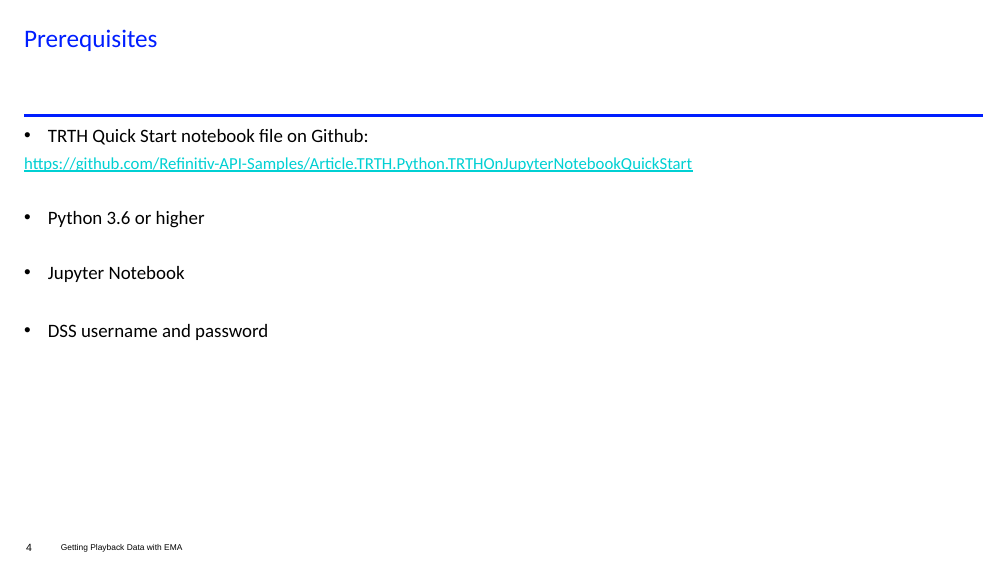
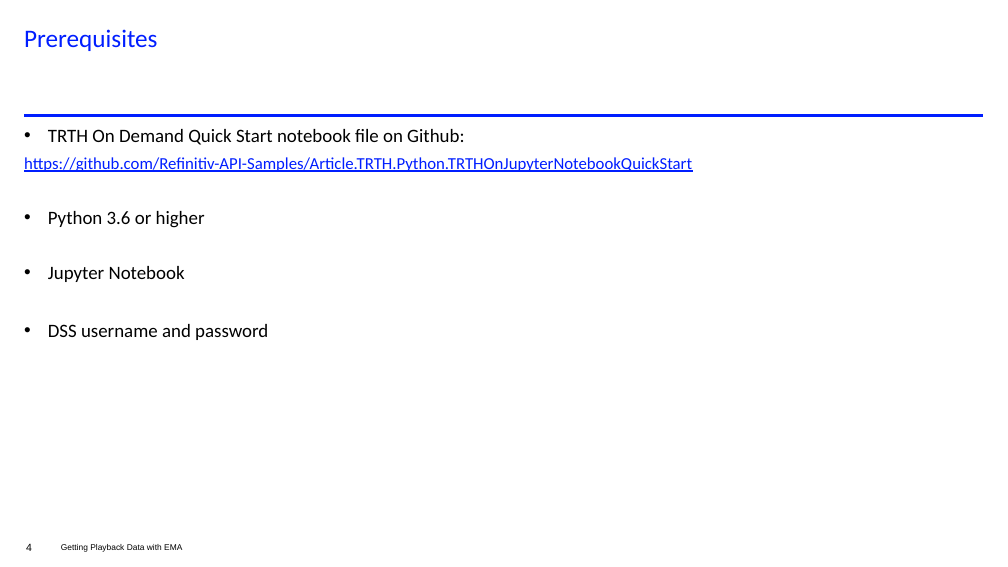
Before and after one commit to LSEG-API-Samples/Article.RTH.Python.RTHOnJupyterNotebookQuickStart, a slide deck: slide 4 of TRTH_on_Jupyter_Notebook_QuickStart.pptx. Drawn at 1008x567 pixels with LibreOffice and Linux fonts; fonts in the diff are those of the drawing; background and template pictures are left out. Boxes give left, top, right and bottom in pixels: in the first picture for what was removed or moved away, otherwise in the second. Text is boxed around its words. In the diff, an @@ line names an element or a change of style, - is before the commit and + after.

```diff
--- a/TRTH_on_Jupyter_Notebook_QuickStart.pptx
+++ b/TRTH_on_Jupyter_Notebook_QuickStart.pptx
@@ text at [48, 129, 464, 145]: text changed @@
-• TRTH Quick Start notebook file on Github:
+• TRTH On Demand Quick Start notebook file on Github:
@@ text at [24, 157, 692, 172]: text colour #00D0D3 to #001EFF in "https://github.com/Refinitiv-API-Samples/Article.TRTH.Python ..." @@
```
Also in this commit, not shown: 1 other slide changed, 1 other file.
